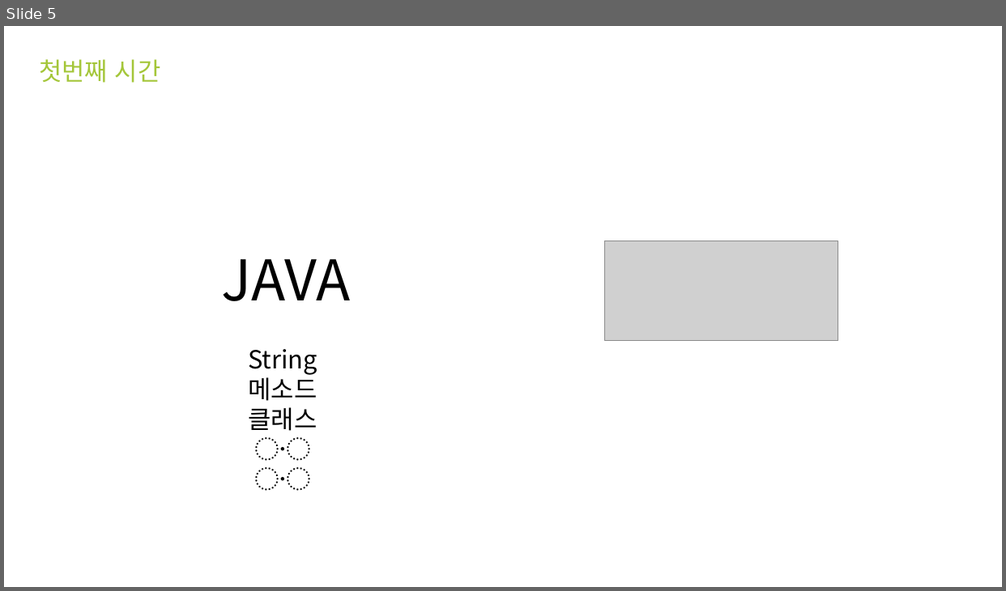
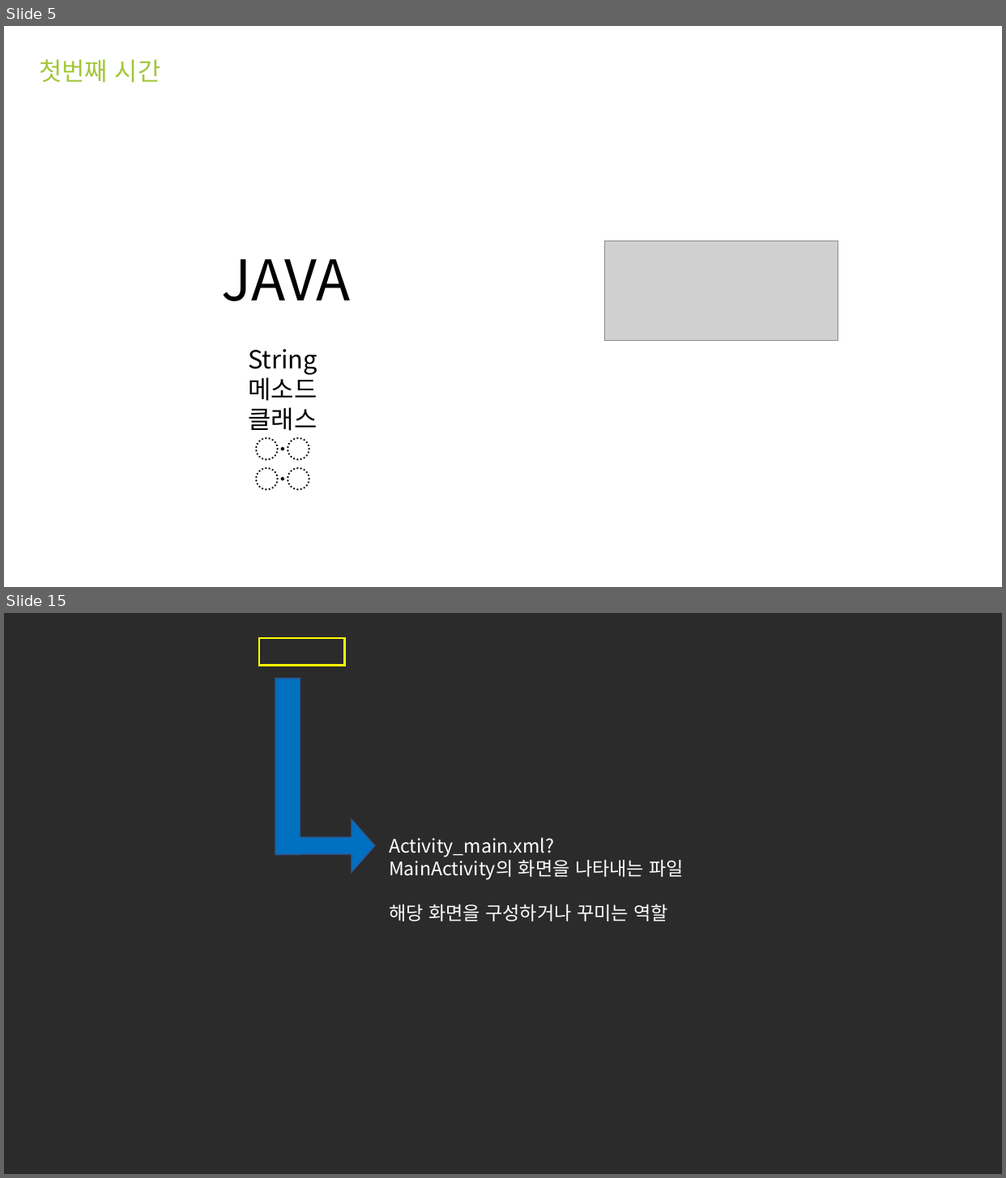
Before and after one commit to SinaGram-DSM/Tasting, a slide deck: Android/Android.pptx. Shown one above the other, each under a label of ours: slide 5 before the commit, slides 5 and 15 after it; the slides between them are not shown. The pictures are 1006x591 and 1006x1178 pixels, drawn with LibreOffice and Linux fonts; fonts in the diff are those of the drawing; grey boxes stand for pictures; background and template pictures are left out; a plain dark background stands for a picture behind light text. Boxes give left, top, right and bottom in pixels: in the first picture for what was removed or moved away, otherwise in the second. Text is boxed around its words. In the diff, an @@ line names an element or a change of style, - is before the commit and + after.

```diff
--- a/Android/Android.pptx
+++ b/Android/Android.pptx
@@ slide 15 added at [4, 613, 1002, 1174], background picture (left out) @@
@@ rectangle added at [259, 638, 345, 666], outline #FFFF00 2.25 pt @@
@@ freeform shape added at [275, 678, 375, 872], fill #0070C0, outline #325491 1 pt @@
@@ text added at [389, 837, 684, 922], 18 pt, text #FFFFFF @@
+Activity_main.xml?
+MainActivity의 화면을 나타내는 파일
+해당 화면을 구성하거나 꾸미는 역할
```
Also in this commit, not shown: 12 other slides added, 2 slides removed.
